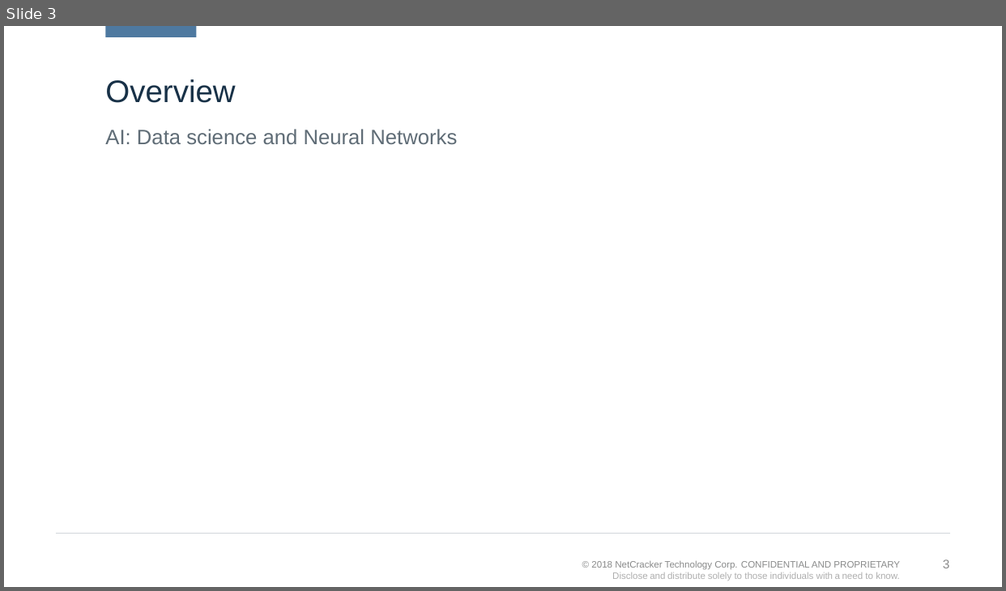
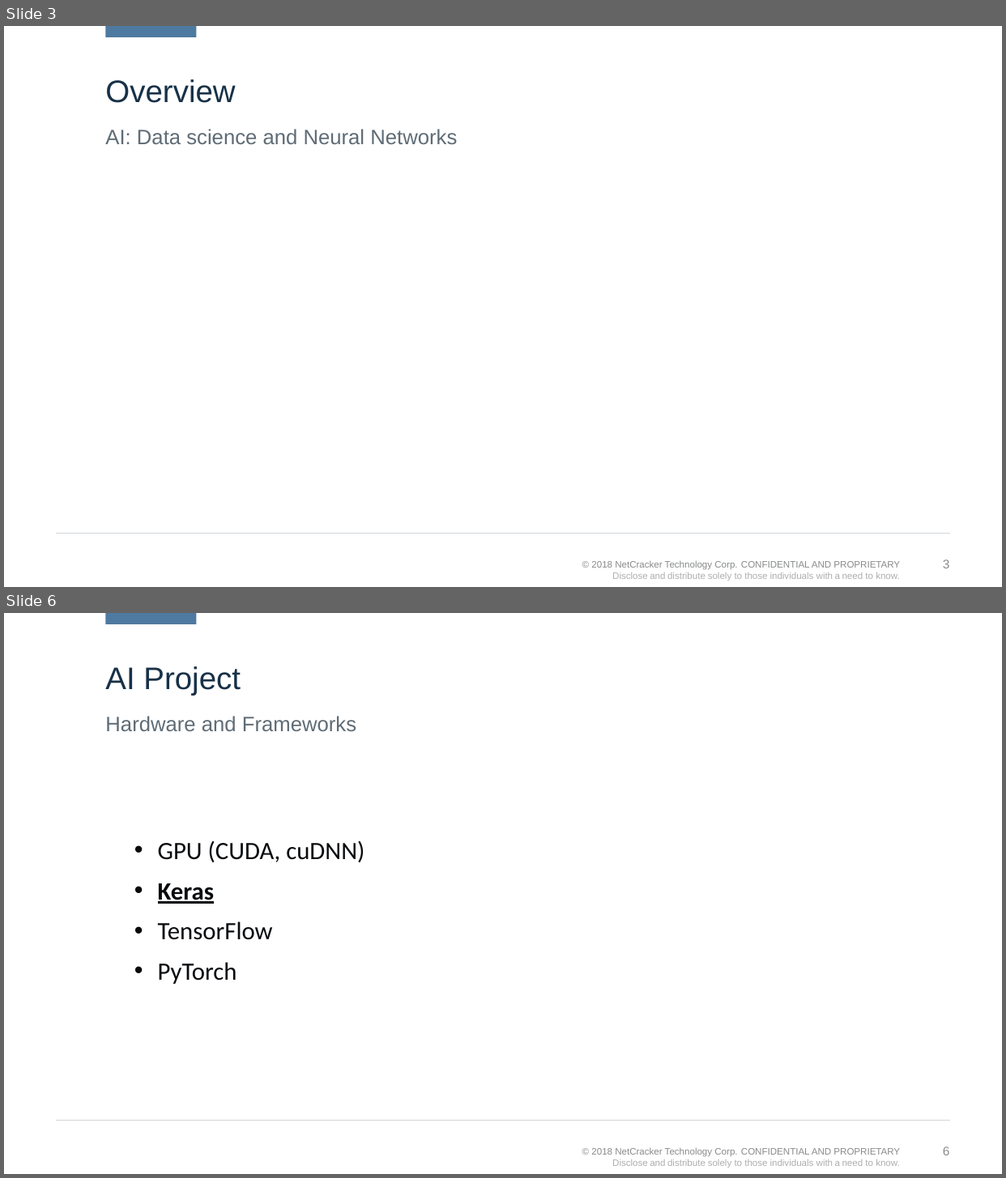
Before and after one commit to kvoloshenko/CLA, a slide deck: CLA_AI_01.pptx. Shown one above the other, each under a label of ours: slide 3 before the commit, slides 3 and 6 after it; the slides between them are not shown. The pictures are 1006x591 and 1006x1178 pixels, drawn with LibreOffice and Linux fonts; fonts in the diff are those of the drawing; background and template pictures are left out. Boxes give left, top, right and bottom in pixels: in the first picture for what was removed or moved away, otherwise in the second. Text is boxed around its words. In the diff, an @@ line names an element or a change of style, - is before the commit and + after.

```diff
--- a/CLA_AI_01.pptx
+++ b/CLA_AI_01.pptx
@@ slide 6 added at [4, 613, 1002, 1174], background #FFFFFF; not listed: 4 template elements that a slide beside it also shows @@
@@ title added at [105, 666, 241, 696], 30 pt, text #183147 @@
+AI Project
@@ text added at [105, 716, 356, 731], 20 pt, text #5F6C76 @@
+Hardware and Frameworks
@@ text added at [158, 841, 364, 984], 24 pt, text #070A0D @@
+• GPU (CUDA, cuDNN)
+• Keras
+• TensorFlow
+• PyTorch
```
Also in this commit, not shown: 1 slide changed, 5 other slides added, 2 slides removed.
